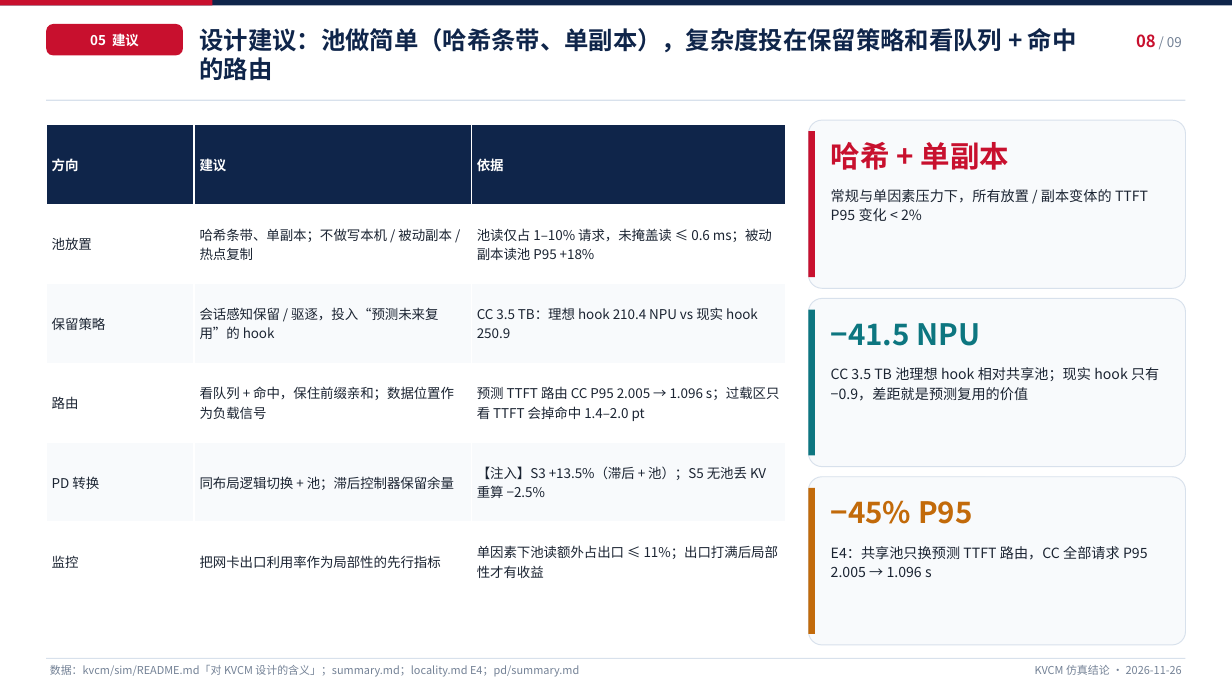
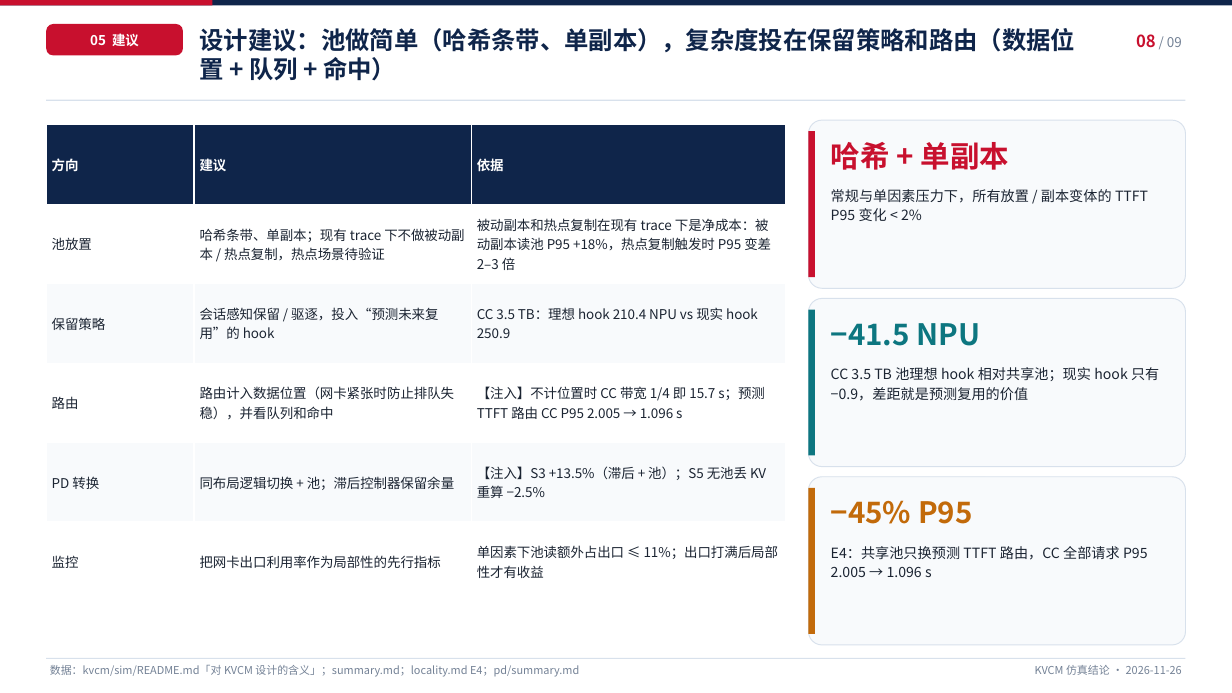
Before and after one commit to 5x8-40/lake, a slide deck: slide 8 of kvcm/report/KVCM-仿真结论-20261126.pptx. Drawn at 1232x693 pixels with LibreOffice and Linux fonts; fonts in the diff are those of the drawing. Boxes give left, top, right and bottom in pixels: in the first picture for what was removed or moved away, otherwise in the second. Text is boxed around its words. In the diff, an @@ line names an element or a change of style, - is before the commit and + after.

```diff
--- a/kvcm/report/KVCM-仿真结论-20261126.pptx
+++ b/kvcm/report/KVCM-仿真结论-20261126.pptx
@@ text at <box>200,28,1076,85</box>: text changed @@
-设计建议：池做简单（哈希条带、单副本），复杂度投在保留策略和看队列 + 命中的路由
+设计建议：池做简单（哈希条带、单副本），复杂度投在保留策略和路由（数据位置 + 队列 + 命中）
@@ table at <box>46,125,786,602</box> @@
-row 2, column 2: 哈希条带、单副本；不做写本机 / 被动副本 / 热点复制
+row 2, column 2: 哈希条带、单副本；现有 trace 下不做被动副本 / 热点复制，热点场景待验证
-row 2, column 3: 池读仅占 1–10% 请求，未掩盖读 ≤ 0.6 ms；被动副本读池 P95 +18%
+row 2, column 3: 被动副本和热点复制在现有 trace 下是净成本：被动副本读池 P95 +18%，热点复制触发时 P95 变差 2–3 倍
-row 4, column 2: 看队列 + 命中，保住前缀亲和；数据位置作为负载信号
+row 4, column 2: 路由计入数据位置（网卡紧张时防止排队失稳），并看队列和命中
-row 4, column 3: 预测 TTFT 路由 CC P95 2.005 → 1.096 s；过载区只看 TTFT 会掉命中 1.4–2.0 pt
+row 4, column 3: 【注入】不计位置时 CC 带宽 1/4 即 15.7 s；预测 TTFT 路由 CC P95 2.005 → 1.096 s
```
Also in this commit, not shown: 2 other slides changed, 1 other file.
